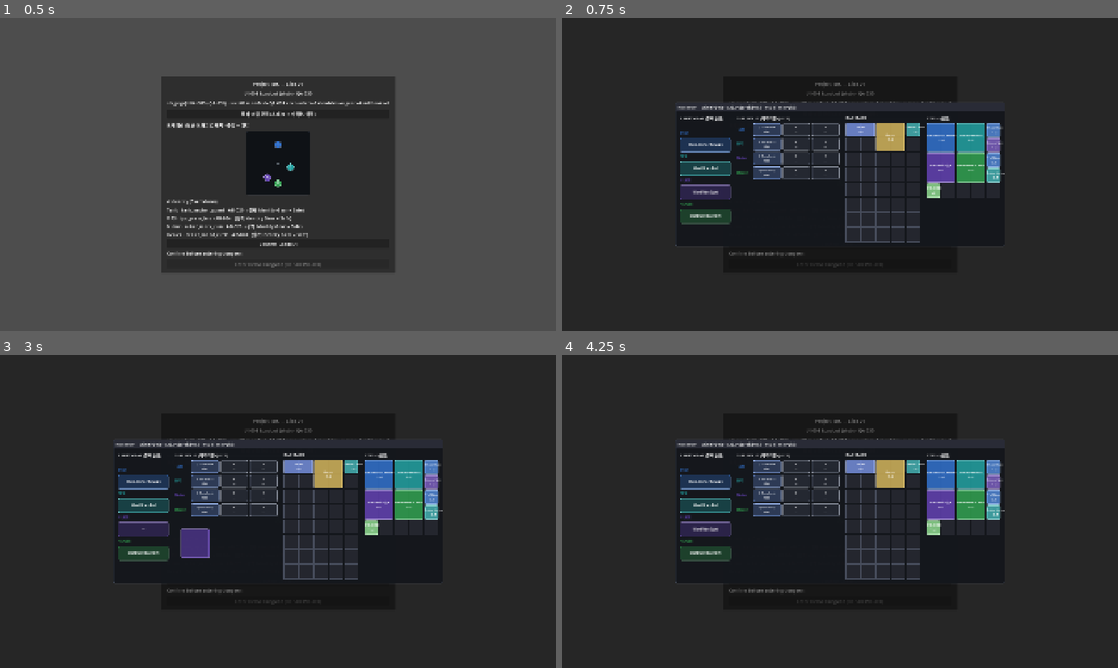
Above: before the commit, frames 1-4 (two rows, left to right).
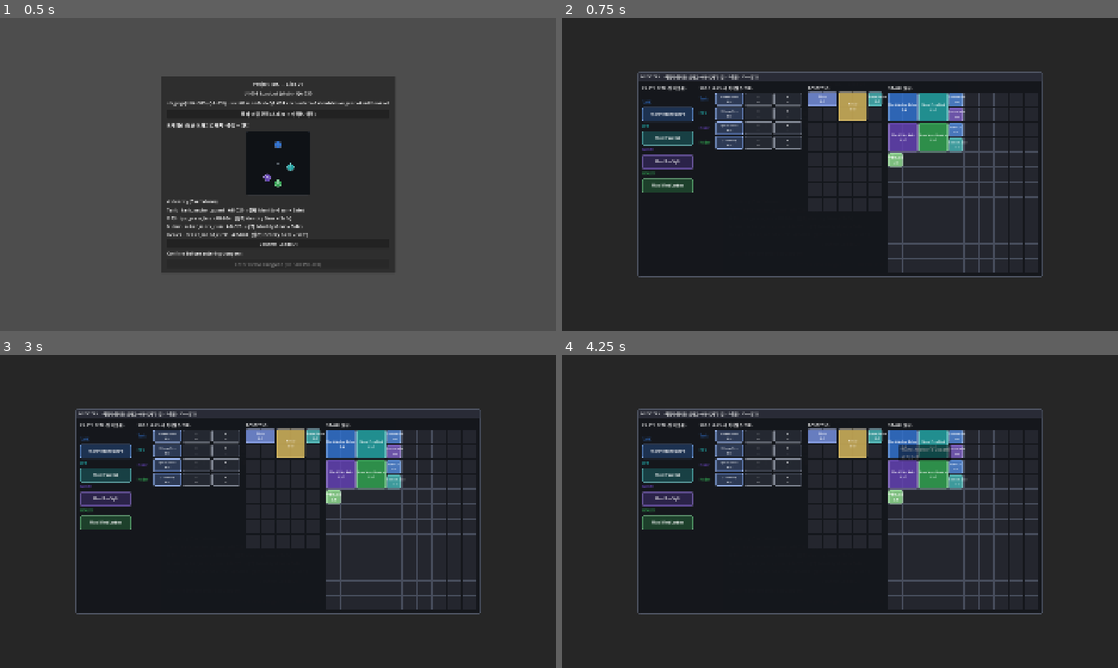
Above: after the commit, the same moments.

Repository: haepari1019/project_tdc_game
Game: Godot game, scene res://scenes/main.tscn
Two runs of this game, one before a commit and one after it. Both use one fixed random seed, a clock stepped at 60 frames per second and the inputs below.
Inputs (mouse positions are in pixels of both pictures, inside the frame that each line leads up to):
- Up to frame 1 (0.5 s): no input
- Up to frame 2 (0.75 s): click "장비·스킬 편집 (스태시 → 캐릭터/백팩)" at 0.5 s
- Up to frame 3 (3 s): click "Confirm Loadout" at 1.25 s; tap Enter at 2 s; drag from (278, 498) to (333, 442) at 2.02 s; tap Space at 2.75 s; drag from (166, 527) to (250, 574) at 2.77 s
- Up to frame 4 (4.25 s): move the mouse to (895, 442) at 3.52 s; hold D (move_right) from 3.53 s (still down); hold U (toggle_cohesion) from 3.53 s (still down); tap F (interact) at 3.8 s

Frame 1 is identical in both runs. In frame 2, 16% of the frame differs, in the area x 13-87%, y 17-83%; in frame 3, 17%; in frame 4, 16%.

Commit message:
feat: 스태시 크기 확대 (타르코프식) — 컨테이너가 자기 그리드 크기를 소유
open_loot()이 소스의 cols/rows로 컨테이너 그리드를 리사이즈(InventoryGrid.resize 추가).
체스트=5x5 기본, 스태시=10x12(120칸) — 백팩 5x8(40)의 3배·가로 2배. 새 컨테이너도
각자 크기 선언 가능(드롭인 원칙). 준비단계 스태시가 인벤보다 확연히 큼.

Co-Authored-By: Claude Opus 4.8 (1M context) <noreply@anthropic.com>

Diff:
--- a/scripts/ui/inventory/inventory_grid.gd
+++ b/scripts/ui/inventory/inventory_grid.gd
@@ -48,6 +48,20 @@
 	gap = g
 	custom_minimum_size = _grid_px()
 	mouse_filter = Control.MOUSE_FILTER_STOP
+	_occ.clear()
+	for y in rows:
+		var line: Array = []
+		for x in cols:
+			line.append(null)
+		_occ.append(line)
+
+
+## Resize an (already-cleared) container grid to new dimensions — a container source (chest /
+## stash) sets its own size, so the stash can be far larger than the backpack. ref: F-010.
+func resize(c: int, r: int) -> void:
+	cols = c
+	rows = r
+	custom_minimum_size = _grid_px()
 	_occ.clear()
 	for y in rows:
 		var line: Array = []
--- a/scripts/ui/inventory/inventory_ui.gd
+++ b/scripts/ui/inventory/inventory_ui.gd
@@ -75,6 +75,9 @@
 	_chest = chest
 	_loot_label.text = chest.title if "title" in chest else "CONTAINER"
 	_loot.clear()
+	var c: int = int(chest.cols) if "cols" in chest else 5   # container sets its own size
+	var r: int = int(chest.rows) if "rows" in chest else 5   # (stash >> backpack; chest defaults 5x5)
+	_loot.resize(c, r)
 	for it in chest.items:
 		_loot.place((it as Dictionary).duplicate(), int(it.col), int(it.row))
 	_loot_box.visible = true
--- a/scripts/ui/inventory/stash_source.gd
+++ b/scripts/ui/inventory/stash_source.gd
@@ -5,3 +5,7 @@
 
 var title := "STASH (보유)"
 var items: Array = []
+# Tarkov-style: the stash is a large persistent store, far bigger than the in-raid backpack
+# (5x8=40). open_loot() reads these to size its container grid. 10x12 = 120 cells.
+var cols := 10
+var rows := 12
